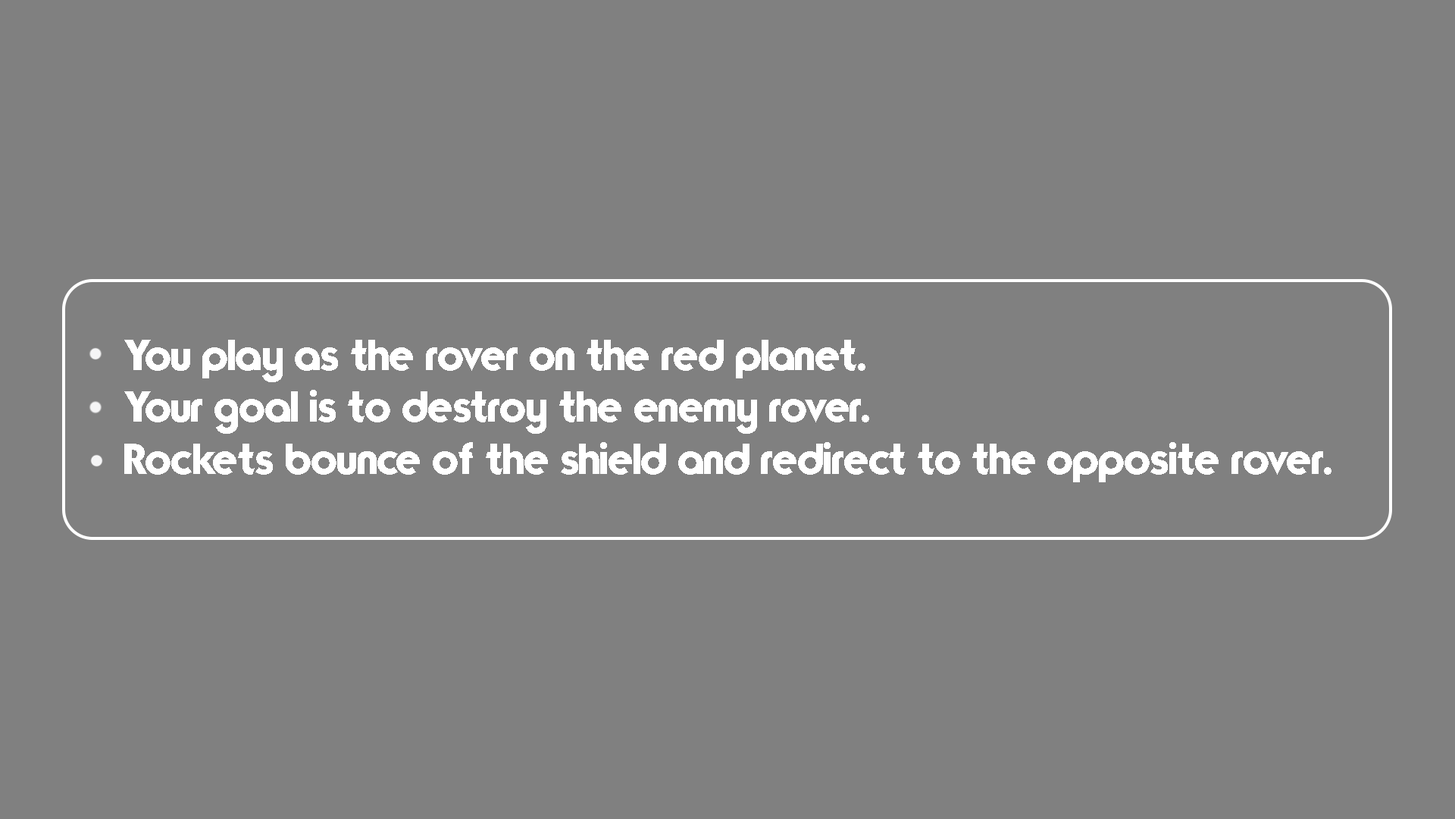
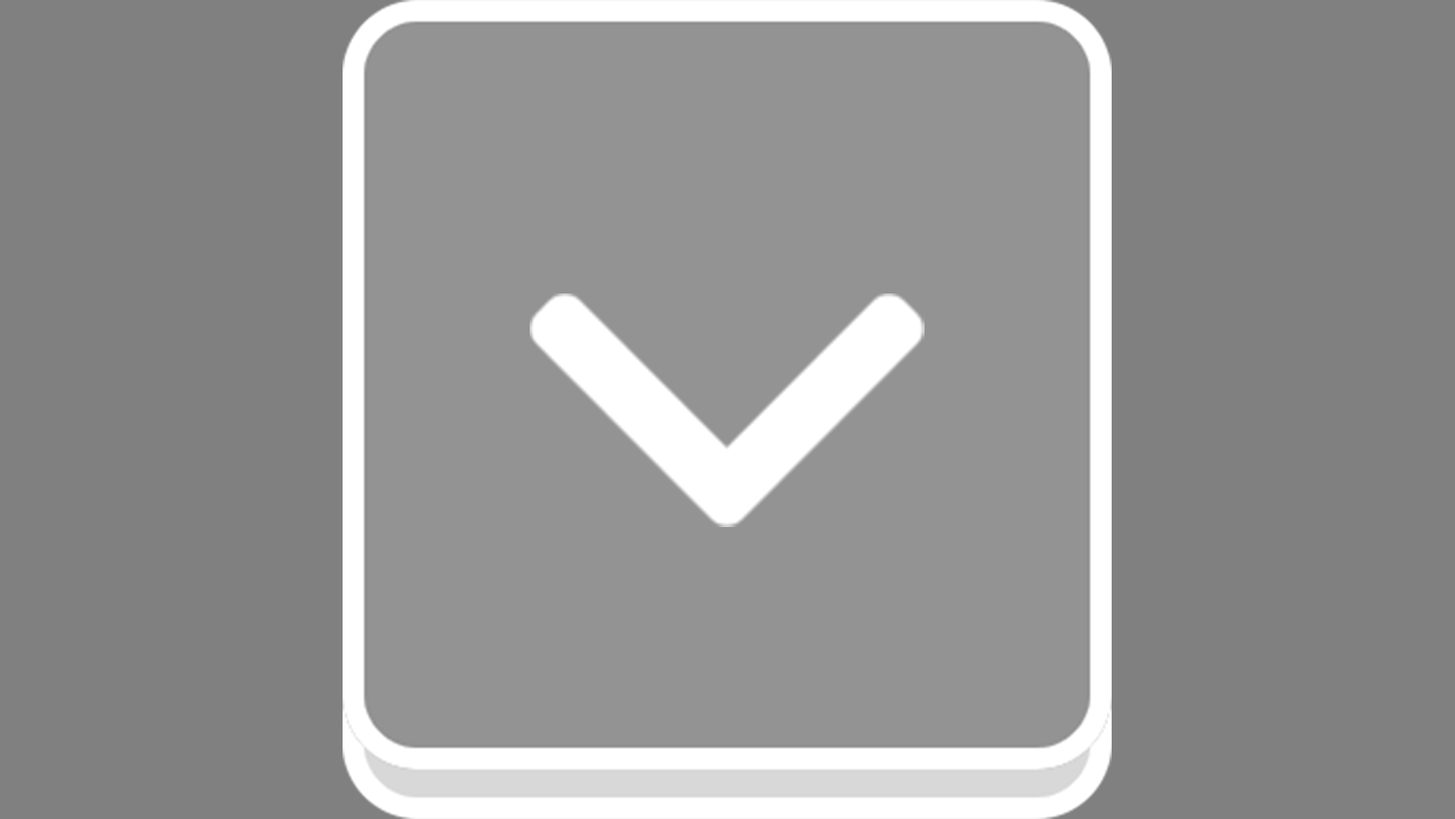
Layers edited between the first and the second 1455 × 819 image:
added layer "arrow" above "key-default" over (529, 293, 925, 527)
added layer "key-default" above "Rounded Rectangle 2" over (342, 0, 1112, 819)
hid "Rounded Rectangle 2" over (62, 278, 1393, 540)
hid "You play as the rover on the red planet. Your goal i" over (124, 339, 1332, 483)
